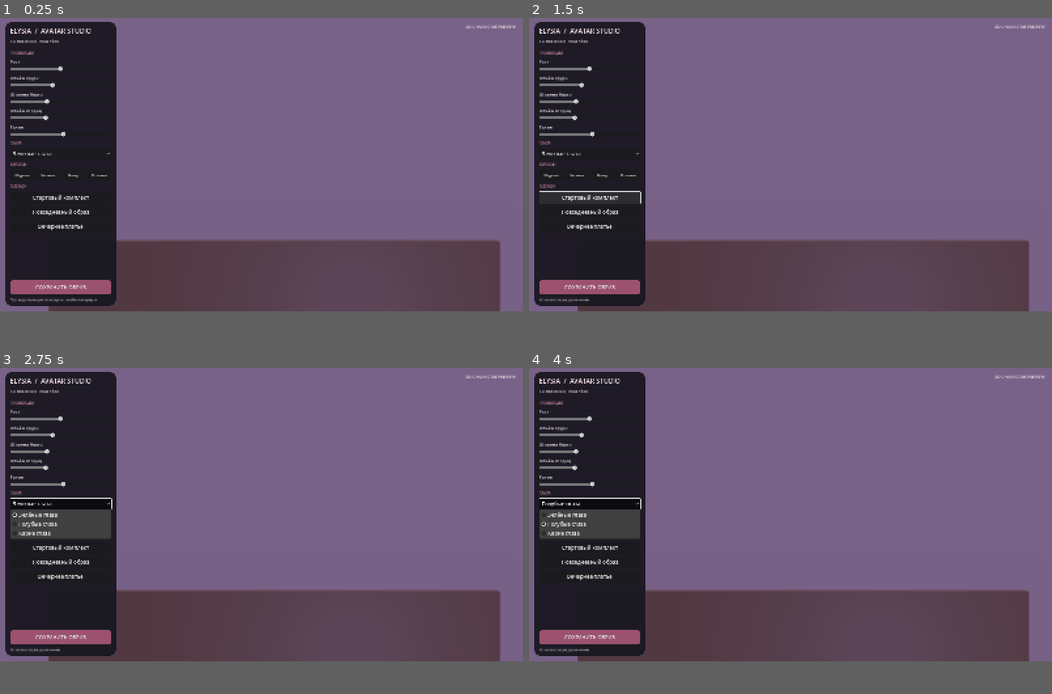
Above: before the commit, frames 1-4 (two rows, left to right).
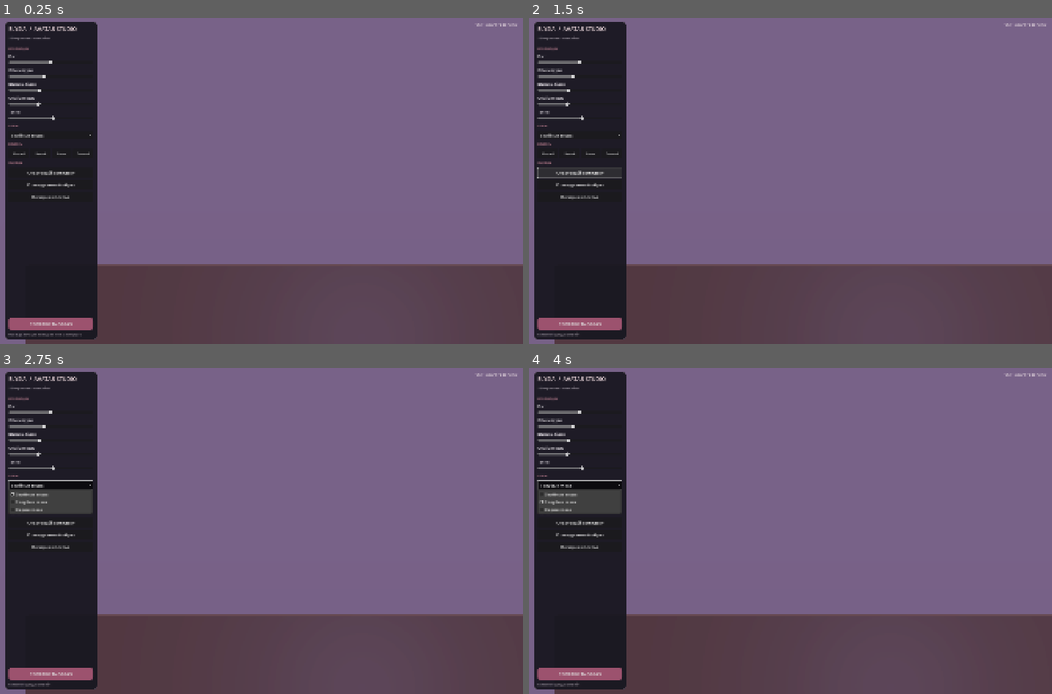
Above: after the commit, the same moments.

Repository: white444ramazan-commits/Game
Game: Godot game, scene res://Main.tscn
Two runs of this game, one before a commit and one after it. Both use one fixed random seed, a clock stepped at 60 frames per second and the inputs below.
Inputs:
- Up to frame 1 (0.25 s): no input
- Up to frame 2 (1.5 s): click "Стартовый комплект" at 0.5 s; click "Стартовый комплект" at 1.25 s
- Up to frame 3 (2.75 s): click "Зелёные глаза" at 2 s
- Up to frame 4 (4 s): click "Медный" at 2.75 s; click "Голубые глаза" at 3.5 s
In our replay, the window is 800x450 before the commit and 800x500 after it. These sizes can differ from the game's own. Grey fills any space a smaller window leaves; there, only what the larger window draws over its background counts as a difference.

The runs differ from the first frame. In frame 1, 14% of the frame differs, in the area x 0-100%, y 1-100%; in frame 2, 14%; in frame 3, 16%; in frame 4, 16%.

Commit message:
Tune landscape viewport and 4x MSAA for tablet display

Diff:
--- a/project.godot
+++ b/project.godot
@@ -11,10 +11,10 @@
 
 [display]
 
-window/size/viewport_width=1600
-window/size/viewport_height=900
+window/size/viewport_width=1920
+window/size/viewport_height=1200
 window/size/window_width_override=1280
-window/size/window_height_override=720
+window/size/window_height_override=800
 window/handheld/orientation=1
 window/stretch/mode="canvas_items"
 
@@ -25,7 +25,7 @@
 renderer/rendering_method="mobile"
 renderer/rendering_method.mobile="mobile"
 environment/defaults/default_clear_color=Color(0.07, 0.08, 0.12, 1)
-anti_aliasing/quality/msaa_3d=2
+anti_aliasing/quality/msaa_3d=4
 textures/default_filters/use_nearest_mipmap_filter=false
 
 [input_devices]
